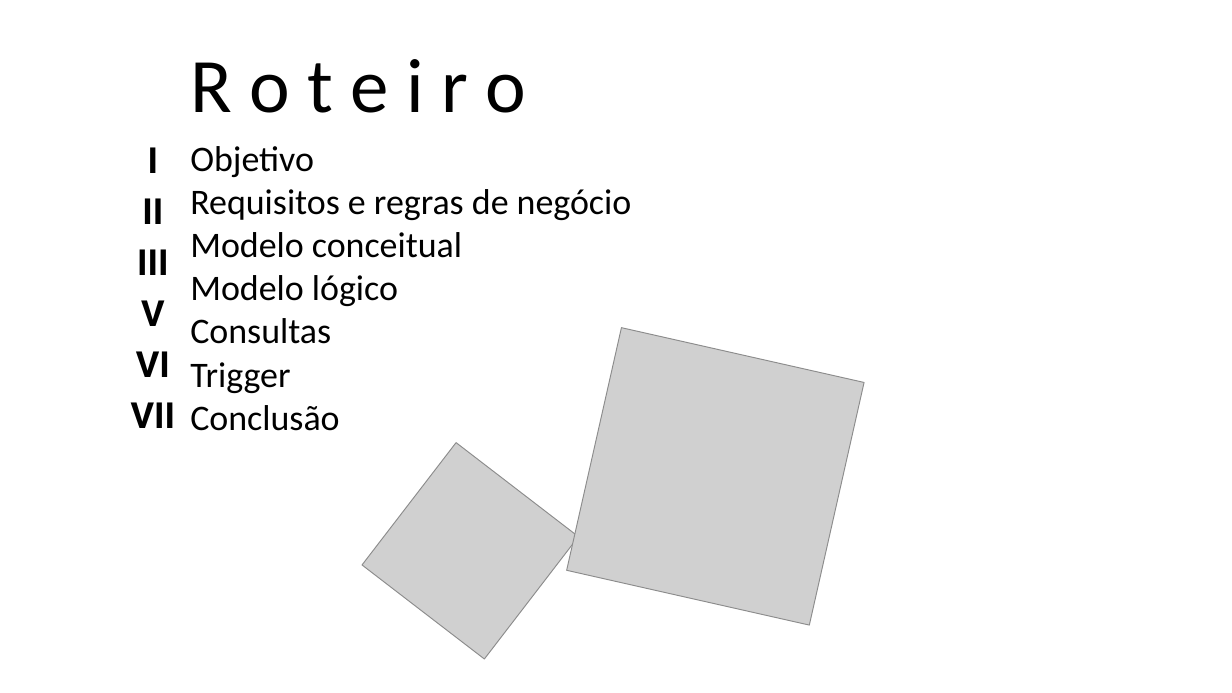
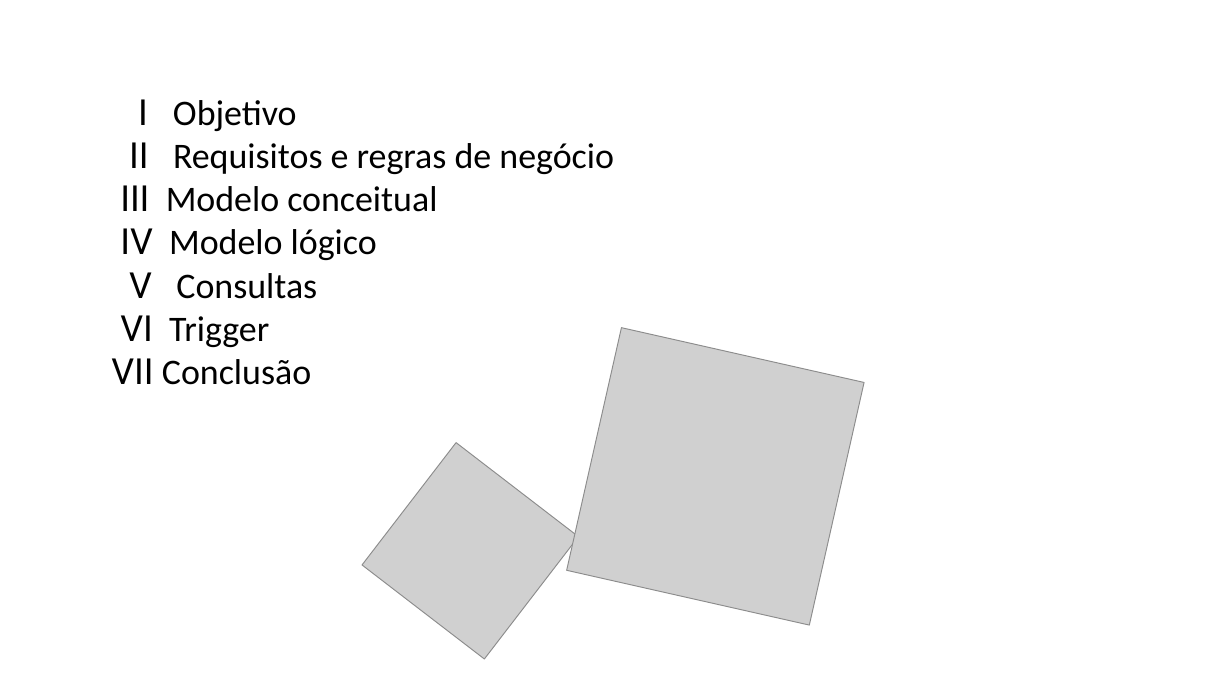
Before and after one commit to daniellygj/Fatec, a slide deck: slide 4 of 3º Semestre/Programação em Banco de Dados/Projeto/Apresentação.pptx. Drawn at 1232x693 pixels with LibreOffice and Linux fonts; fonts in the diff are those of the drawing; grey boxes stand for pictures; background and template pictures are left out. Boxes give left, top, right and bottom in pixels: in the first picture for what was removed or moved away, otherwise in the second. Text is boxed around its words. In the diff, an @@ line names an element or a change of style, - is before the commit and + after.

```diff
--- a/3º Semestre/Programação em Banco de Dados/Projeto/Apresentação.pptx
+++ b/3º Semestre/Programação em Banco de Dados/Projeto/Apresentação.pptx
@@ text removed at [190,59,527,113] @@
-R o t e i r o
@@ text at [111,99,614,385]: text changed @@
-Objetivo
-Requisitos e regras de negócio
-Modelo conceitual
-Modelo lógico
-Consultas
-Trigger
-Conclusão
+I Objetivo
+II Requisitos e regras de negócio
+III Modelo conceitual
+IV Modelo lógico
+V Consultas
+VI Trigger
+VII Conclusão
@@ text removed at [131,147,175,428] @@
-I
-II
-III
-V
-VI
-VII
```
Also in this commit, not shown: 2 other slides changed, 2 slides added, 1 slide removed, 5 other files.
